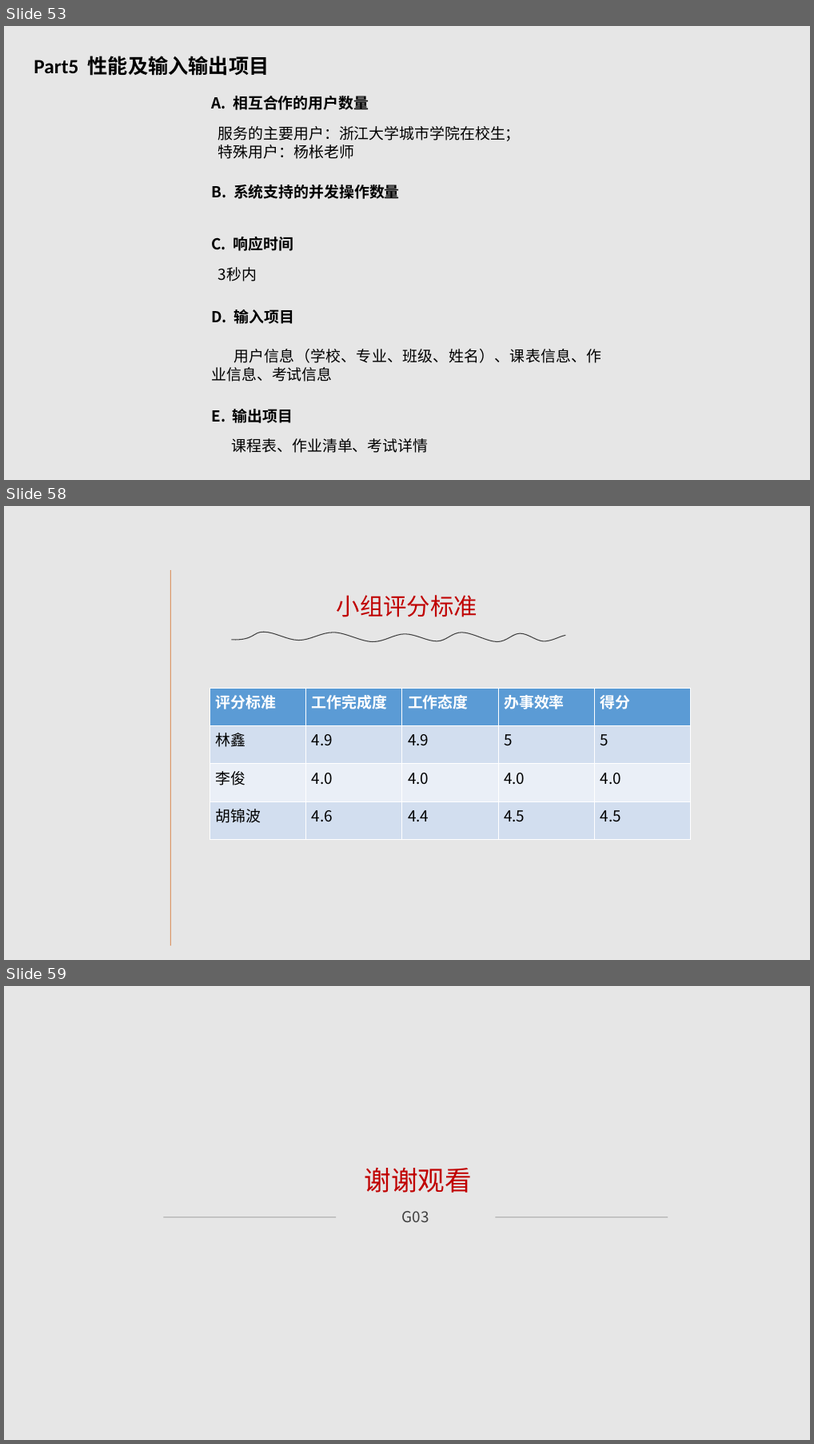
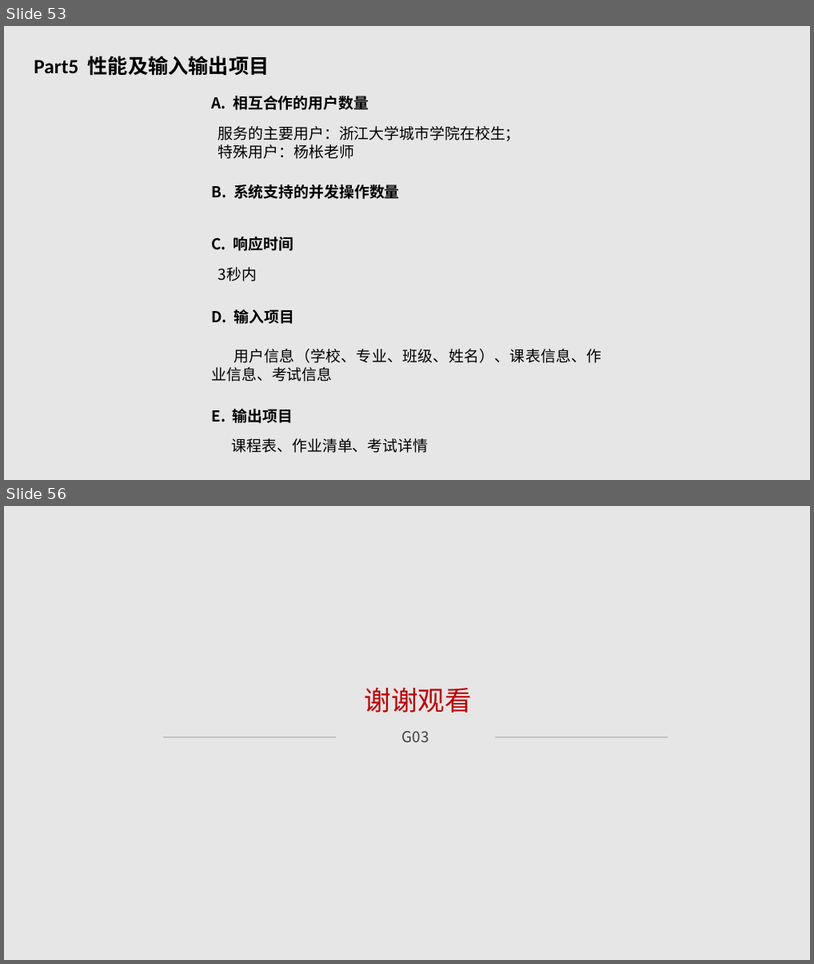
Before and after one commit to G03-LHL/SE2018--G03, a slide deck: 517/SE2018春-G03-设计阶段PPT.ppt. Shown one above the other, each under a label of ours: slides 53, 58 and 59 before the commit, slides 53 and 56 after it; the slides between them are not shown. The pictures are 814x1444 and 814x964 pixels, drawn with LibreOffice and Linux fonts; fonts in the diff are those of the drawing. Boxes give left, top, right and bottom in pixels: in the first picture for what was removed or moved away, otherwise in the second. Text is boxed around its words. In the diff, an @@ line names an element or a change of style, - is before the commit and + after.

```diff
--- a/517/SE2018春-G03-设计阶段PPT.ppt
+++ b/517/SE2018春-G03-设计阶段PPT.ppt
@@ slide 58 removed at bbox=[4, 506, 810, 960], background #E6E6E6 @@
@@ line removed from (170, 570) to (170, 945) @@
@@ text removed at bbox=[337, 595, 478, 617] @@
-小组评分标准
@@ freeform shape removed at bbox=[231, 632, 566, 641] @@
@@ table removed at bbox=[210, 688, 690, 839], 4 rows, 5 columns @@
-评分标准 | 工作完成度 | 工作态度 | 办事效率 | 得分
-林鑫 | 4.9 | 4.9 | 5 | 5
-李俊 | 4.0 | 4.0 | 4.0 | 4.0
-胡锦波 | 4.6 | 4.4 | 4.5 | 4.5
@@ what was slide 59 is now slide 56 @@
```
Also in this commit, not shown: 12 slides changed, 2 other slides removed.
